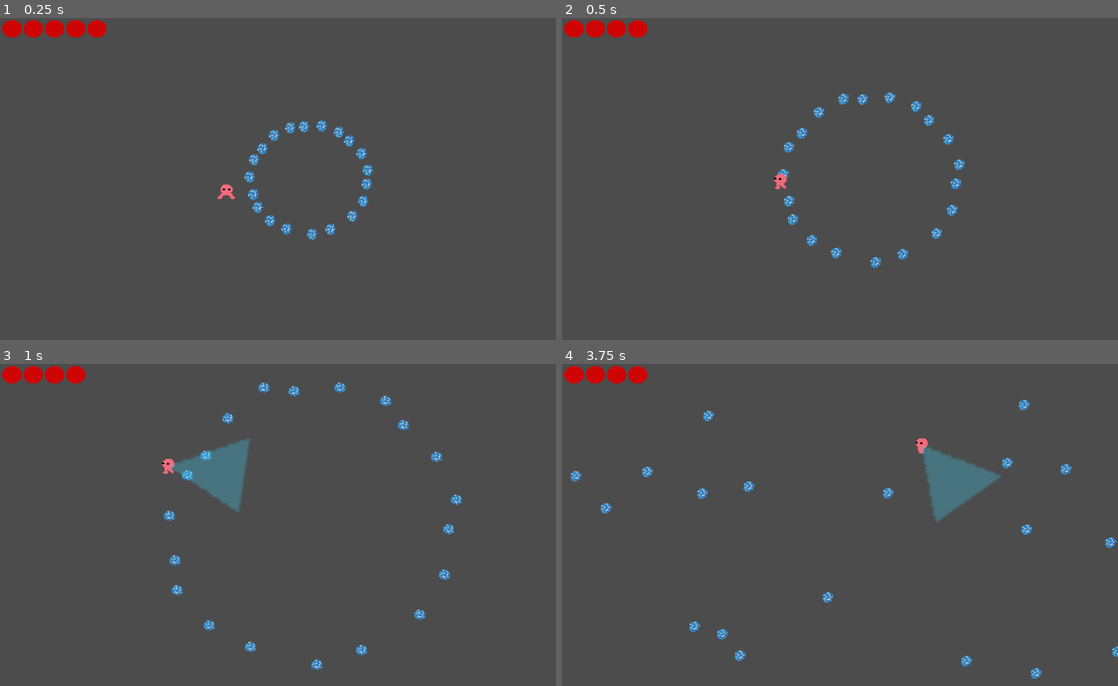
Above: before the commit, frames 1-4 (two rows, left to right).
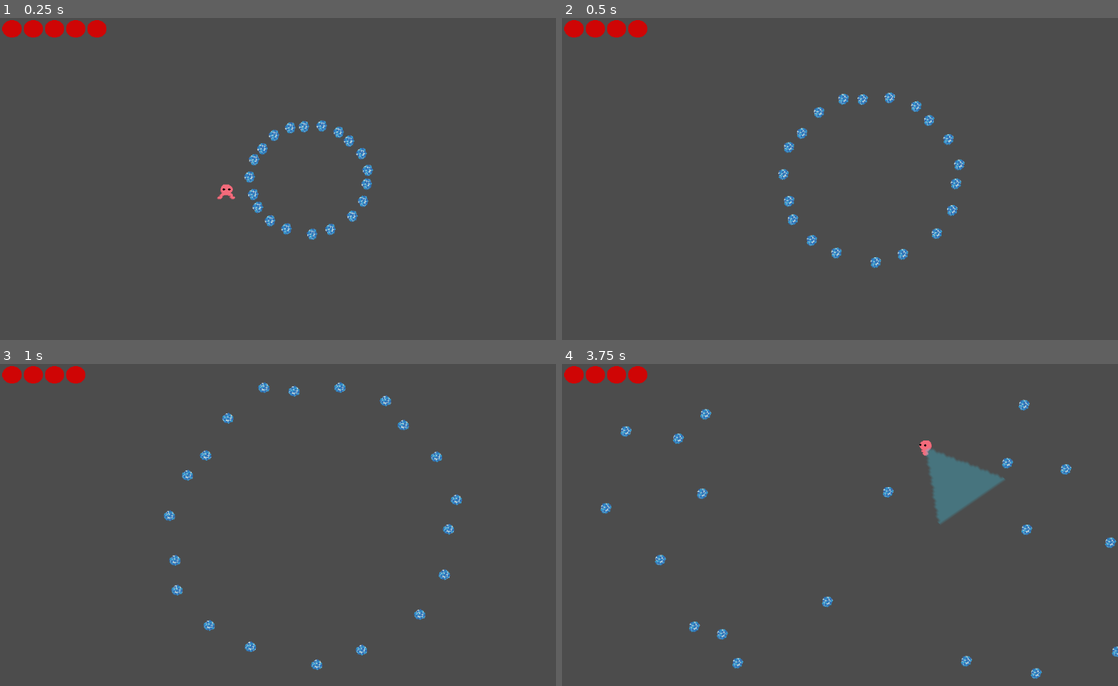
Above: after the commit, the same moments.

Repository: colinkarpfinger/HalfLife3
Game: Godot game, scene res://Scenes/Main.tscn
Same seed, same stepped clock (60 frames per second), same inputs: the game is played once before the commit and once after it.
Inputs (mouse positions are in pixels of both pictures, inside the frame that each line leads up to):
- Up to frame 1 (0.25 s): no input
- Up to frame 2 (0.5 s): no input
- Up to frame 3 (1 s): move the mouse to (400, 508) at 0.52 s; press the mouse at (400, 508) at 0.53 s; hold D (move_right) from 0.53 s (still down)
- Up to frame 4 (3.75 s): move the mouse to (728, 544) at 1.27 s; release D (move_right) at 1.28 s; release the mouse at (728, 544) at 1.28 s; hold S (move_down) 1.28-2.03 s; click (728, 544) at 1.35 s; move the mouse to (895, 454) at 2.02 s; press the mouse at (895, 454) at 2.03 s; hold D (move_right) 2.03-2.78 s; move the mouse to (812, 592) at 2.77 s; release the mouse at (812, 592) at 2.78 s; hold W (move_up) 2.78-3.53 s; click (812, 592) at 2.85 s; move the mouse to (1006, 576) at 3.52 s; press the mouse at (1006, 576) at 3.53 s; hold A (move_left) from 3.53 s (still down)

Frame 1 is identical in both runs. In frame 2, less than 0.1% of the frame differs, in the area x 38-41%, y 48-54%; in frame 3, 1.7%, in the area x 29-45%, y 23-47%; in frame 4, 1.0%.

Commit message:
Refactored Player script

Diff:
--- a/ParticleTesting/Scripts/Player.gd
+++ b/ParticleTesting/Scripts/Player.gd
@@ -1,6 +1,9 @@
 extends KinematicBody2D
 
 signal player_hit
+
+export var beamPath := NodePath();
+onready var beam : Beam = get_node(beamPath);
 
 export (float) var accel_speed = 20
 export (float) var max_speed = 1000
@@ -10,75 +13,89 @@
 export (float) var idleAnimCutoff = 75
 export (float) var animFramerate = 10
 export (float) var hitBump = 300
-export (int) var hitAnimLength = 60
+export (int) var hitAnimLength = 30
+export (int) var invincibleLength = 30
 
 var health = 5
 var hitAnim = 0
+var velocity = Vector2()
+var state = player_states.NORMAL
 
-export var beamPath := NodePath();
-onready var beam : Beam = get_node(beamPath);
-
-var velocity = Vector2()
-
-func _ready():
-	pass
+enum player_states{NORMAL, HIT, INVINCIBLE}
 
 func _process(_delta):
-	if hitAnim > 0:
-		hitAnim -= 1
-		self.visible = hitAnim % 10 < 6
-
-func _physics_process(_delta):
-
-	var input = Vector2.ZERO
-
-	if Input.is_action_pressed("move_left") : input.x -= 1
-	if Input.is_action_pressed("move_right") : input.x += 1
-	if Input.is_action_pressed("move_up") : input.y -= 1
-	if Input.is_action_pressed("move_down") : input.y += 1
-
+	#update run/idle animation
 	if velocity.length() > idleAnimCutoff :
 		$AnimatedSprite.play("run")
 		$AnimatedSprite.flip_h = velocity.x < 0
 		$AnimatedSprite.speed_scale = velocity.length()/max_speed * animFramerate
 	else:
 		$AnimatedSprite.play("default")
+	#flash if hit
+	if state == player_states.HIT || state == player_states.INVINCIBLE:
+		self.visible = hitAnim % 10 < 6
+	#update state
+	if hitAnim > 0:
+		hitAnim -= 1
+		if hitAnim == invincibleLength:
+			state = player_states.INVINCIBLE
+		if hitAnim == 0:
+			state == player_states.NORMAL
 
+
+func _physics_process(_delta):
+	#get input
+	var input = get_input()
+	#update beam position
+	var mouse_pos = get_viewport().get_mouse_position()
+	var mouse_vec = (mouse_pos - transform.origin).normalized()
+	beam.rotation = lerp_angle(beam.rotation, mouse_vec.angle() + PI/2, aim_lerp)
+	beam.transform.origin = Vector2(cos(beam.rotation - PI/2), sin(beam.rotation - PI/2)) * 180
+	#add input to velocity
+	if state == player_states.NORMAL || state == player_states.INVINCIBLE:
+		velocity += input.normalized() * accel_speed
+		velocity = velocity.clamped(max_speed)
+		if input.length() == 0:
+			velocity = lerp(velocity, Vector2.ZERO, drag * .01)
+			if velocity.length() < min_speed:
+				velocity = Vector2.ZERO
+	#move player
+	velocity = move_and_slide(velocity)
+
+
+func get_input() -> Vector2:
+	var input = Vector2.ZERO
+	if Input.is_action_pressed("move_left") : input.x -= 1
+	if Input.is_action_pressed("move_right") : input.x += 1
+	if Input.is_action_pressed("move_up") : input.y -= 1
+	if Input.is_action_pressed("move_down") : input.y += 1
 	if Input.is_action_pressed("fire") :
 		beam.doFreeze()
 		beam.visible = true;
 	else:
 		beam.visible = false;
+	return input
 
-	var mouse_pos = get_viewport().get_mouse_position()
-	var mouse_vec = (mouse_pos - transform.origin).normalized()
-	var beam_rotation = mouse_vec.angle() + PI/2
-	beam.rotation = lerp_angle(beam.rotation, beam_rotation, aim_lerp)
-	beam.transform.origin = Vector2(cos(beam.rotation - PI/2), sin(beam.rotation - PI/2)) * 180
 
-	if hitAnim < 30:
-		velocity += input.normalized() * accel_speed
-		velocity = velocity.clamped(max_speed)
-
-		if input.length() == 0:
-			velocity = lerp(velocity, Vector2.ZERO, drag * .01)
-			if velocity.length() < min_speed:
-				velocity = Vector2.ZERO
-
-	velocity = move_and_slide(velocity)
-
-func die():
-	get_tree().queue_delete(self)
-
+#hit by bullet
 func _on_Area2D_body_entered(body):
 	if hitAnim == 0 && body.is_in_group("Particle") :
 		health -= 1
 		if health == 0:
 			die()
-		hitAnim += hitAnimLength
+		#update state
+		hitAnim += hitAnimLength + invincibleLength
+		state = player_states.HIT
+		#add velocity from hit
 		velocity = - (body.transform.origin - transform.origin).normalized() * hitBump
+		#signal to heart meter
 		emit_signal("player_hit", health)
 
+#health reached 0
+func die():
+	get_tree().queue_delete(self)
+
+#math helper functions
 static func lerp_angle(from, to, weight):
 	return from + _short_angle_dist(from, to) * weight
 
Not shown: 2 places in ParticleTesting/Scenes/Main.tscn that only renumber resources
